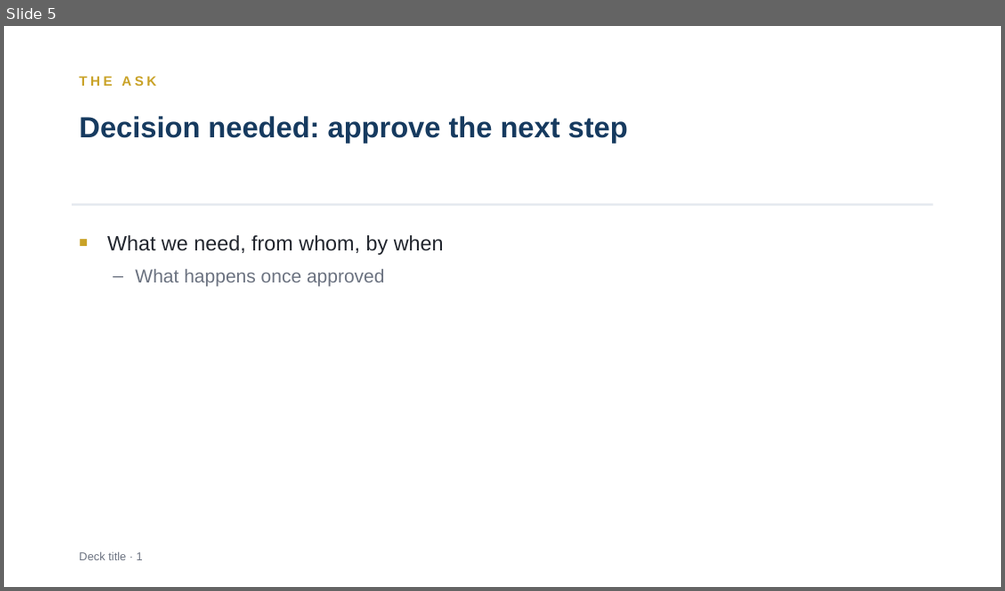
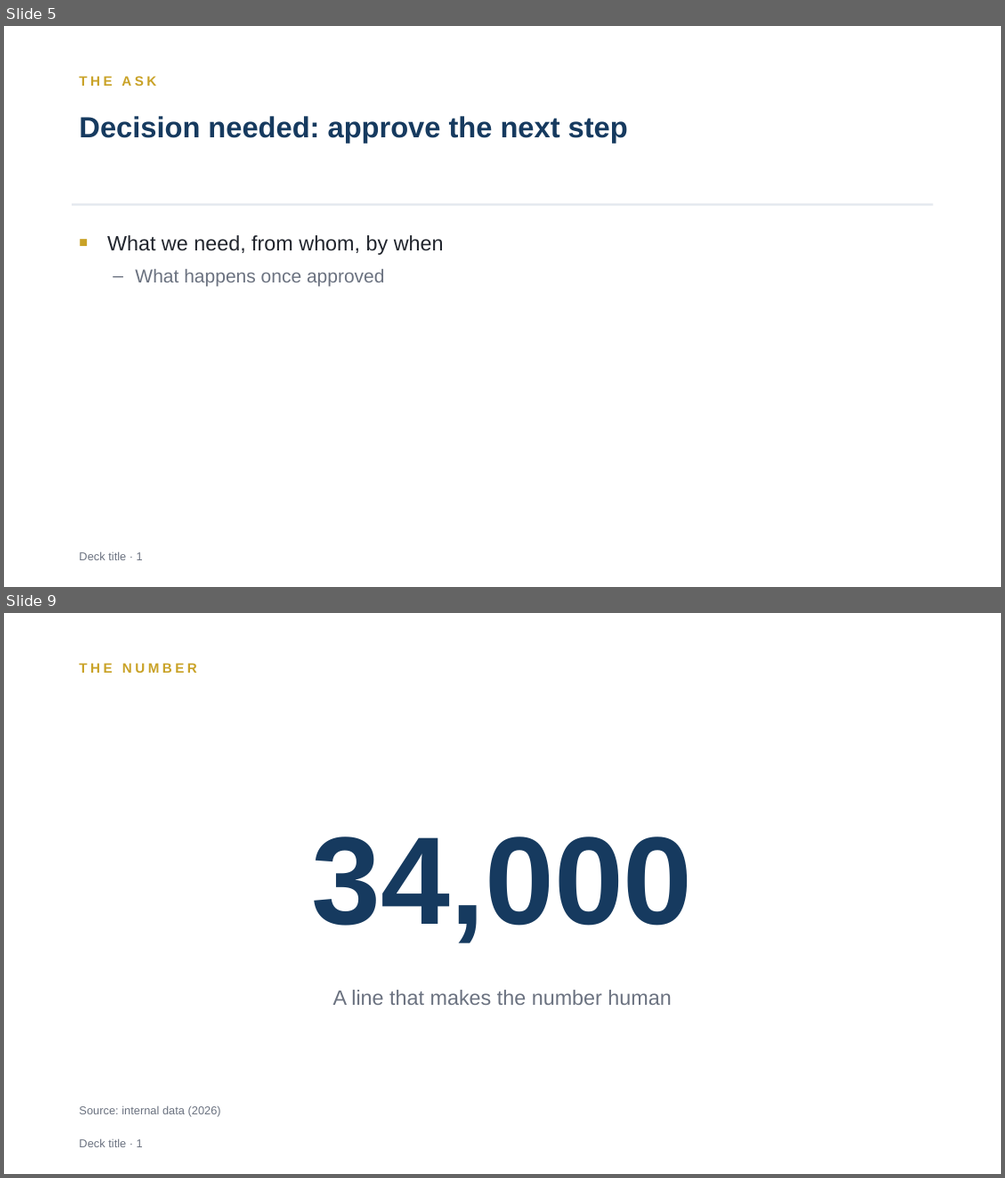
Before and after one commit to mthanhlm/vibe-production, a slide deck: skills/slide/assets/template.pptx. Shown one above the other, each under a label of ours: slide 5 before the commit, slides 5 and 9 after it; the slides between them are not shown. The pictures are 1005x591 and 1005x1178 pixels, drawn with LibreOffice and Linux fonts; fonts in the diff are those of the drawing. Boxes give left, top, right and bottom in pixels: in the first picture for what was removed or moved away, otherwise in the second. Text is boxed around its words. In the diff, an @@ line names an element or a change of style, - is before the commit and + after.

```diff
--- a/skills/slide/assets/template.pptx
+++ b/skills/slide/assets/template.pptx
@@ slide 9 added at (4,613,1001,1174), background #FFFFFF @@
@@ text added at (79,663,197,673), 13 pt, text #C9A227, bold @@
+THE NUMBER
@@ text added at (312,836,693,943), 120 pt, text #163A5F, bold @@
+34,000
@@ text added at (333,989,671,1005), 20 pt, text #6B7280 @@
+A line that makes the number human
@@ text added at (79,1106,221,1117), 11 pt, text #6B7280 @@
+Source: internal data (2026)
@@ text added at (79,1139,143,1147), 11 pt, text #6B7280 @@
+Deck title · 1
```
Also in this commit, not shown: 11 other slides added, 25 other files.
